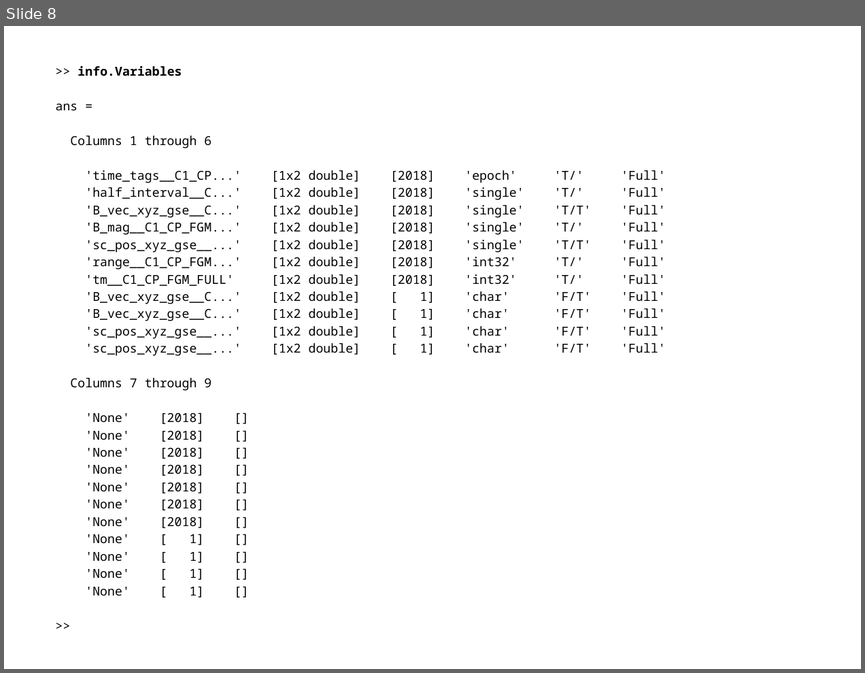
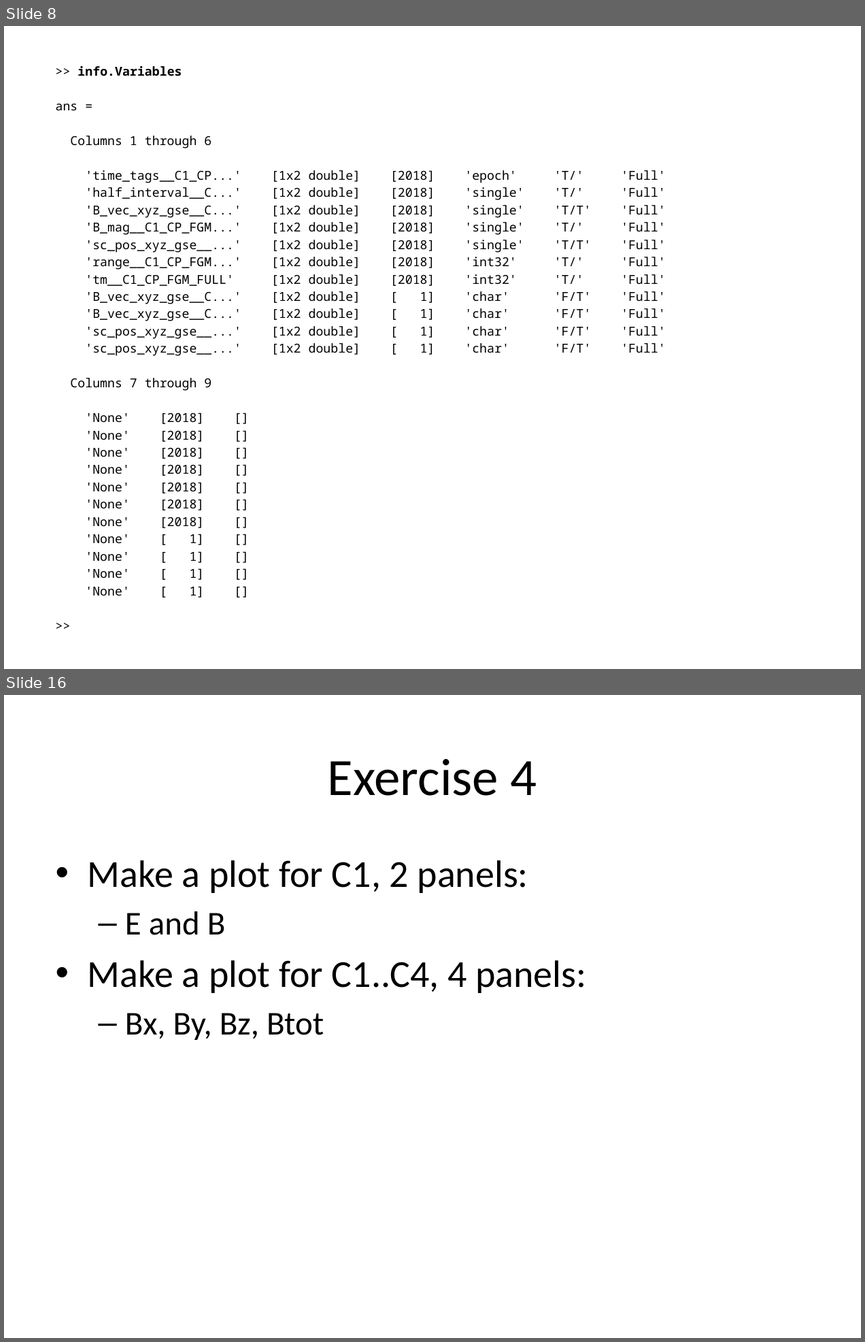
Before and after one commit to irfu/Nordita_Magnetic_Reconnection_School_2015, a slide deck: Lectures/Lecture_1.pptx. Shown one above the other, each under a label of ours: slide 8 before the commit, slides 8 and 16 after it; the slides between them are not shown. The pictures are 865x673 and 865x1342 pixels, drawn with LibreOffice and Linux fonts; fonts in the diff are those of the drawing. Boxes give left, top, right and bottom in pixels: in the first picture for what was removed or moved away, otherwise in the second. Text is boxed around its words. In the diff, an @@ line names an element or a change of style, - is before the commit and + after.

```diff
--- a/Lectures/Lecture_1.pptx
+++ b/Lectures/Lecture_1.pptx
@@ slide 16 added at [4, 695, 861, 1338], background #FFFFFF @@
@@ title added at [328, 759, 537, 796], 44 pt, text #000000 @@
+Exercise 4
@@ text added at [88, 860, 586, 1040], 32 pt, text #000000 @@
+• Make a plot for C1, 2 panels:
+  – E and B
+• Make a plot for C1..C4, 4 panels:
+  – Bx, By, Bz, Btot
```
Also in this commit, not shown: 7 other slides added, 1 slide removed.
